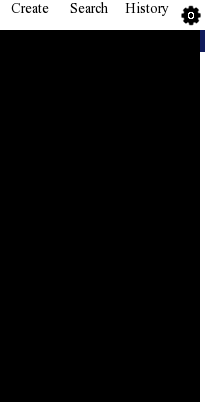
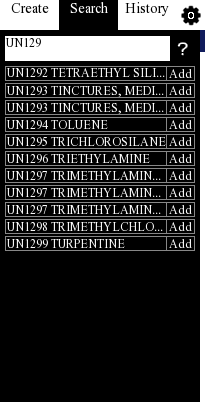
Layer changes from the first w=205, h=402 image to the second:
added layer "ItemText#11" above "Item#11" over [6, 239, 125, 248]
added layer "Item#11" above "ItemText#10" over [5, 236, 195, 251]
added layer "ItemText#10" above "Item#10" over [6, 222, 163, 231]
added layer "Item#10" above "ItemText#9" over [5, 219, 195, 234]
added layer "ItemText#9" above "Item#9" over [6, 205, 161, 214]
added layer "Item#9" above "ItemText#8" over [5, 202, 195, 217]
added layer "ItemText#8" above "Item#8" over [6, 188, 161, 197]
added layer "Item#8" above "ItemText#7" over [5, 185, 195, 200]
added layer "ItemText#7" above "Item#7" over [6, 171, 161, 180]
added layer "Item#7" above "ItemText#6" over [5, 168, 195, 183]
added layer "ItemText#6" above "Item#6" over [6, 154, 150, 163]
added layer "Item#6" above "ItemText#5" over [5, 151, 195, 166]
added layer "ItemText#5" above "Item#5" over [6, 137, 166, 146]
added layer "Item#5" above "ItemText#4" over [5, 134, 195, 149]
added layer "ItemText#4" above "Item#4" over [6, 120, 108, 129]
added layer "Item#4" above "ItemText#3" over [5, 117, 195, 132]
added layer "ItemText#3" above "Item#3" over [6, 103, 164, 114]
added layer "Item#3" above "ItemText#2" over [5, 100, 195, 115]
added layer "ItemText#2" above "Item#2" over [6, 86, 164, 97]
added layer "Item#2" above "ItemText#1" over [5, 83, 195, 98]
added layer "ItemText#1" above "Item#1" over [6, 68, 165, 77]
added layer "Item#1" above "SearchString" over [5, 66, 195, 81]
added layer "SearchBar" above "History#1" over [5, 36, 188, 61]
painted on "Search" over [59, 0, 118, 30]
…and 3 more changes (2 added, 1 painted)
